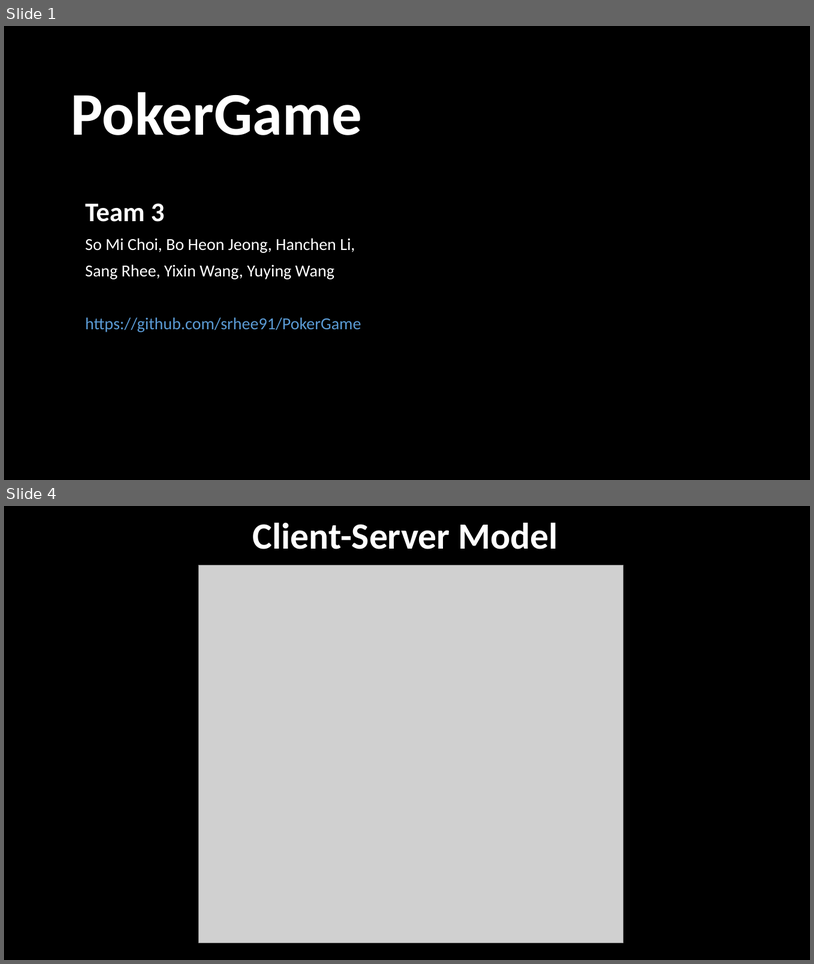
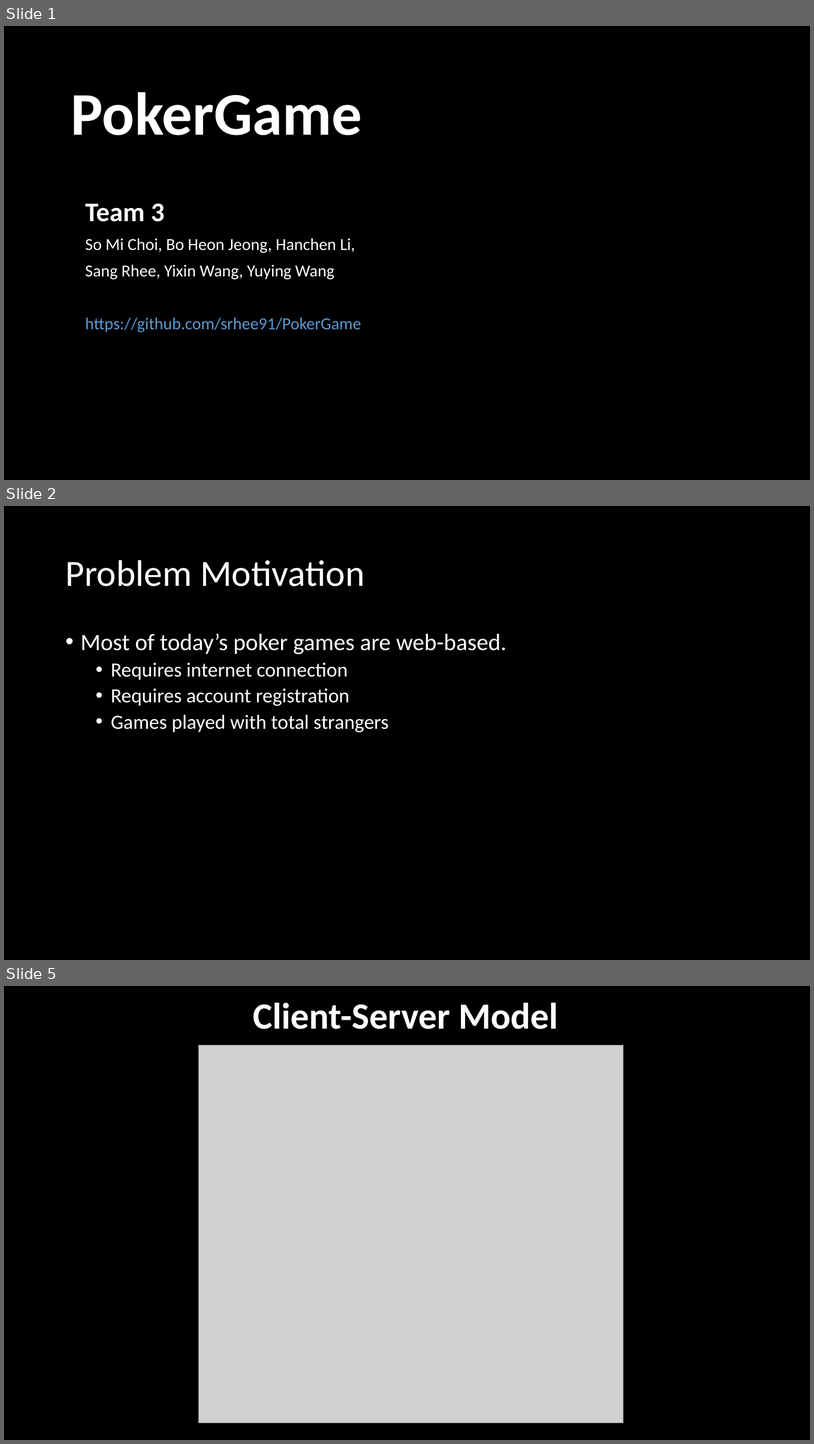
Before and after one commit to srhee91/PokerGame, a slide deck: 09. Sprint3 Final Presentation/FinalPresentation.pptx. Shown one above the other, each under a label of ours: slides 1 and 4 before the commit, slides 1, 2 and 5 after it; the slides between them are not shown. The pictures are 814x964 and 814x1444 pixels, drawn with LibreOffice and Linux fonts; fonts in the diff are those of the drawing; grey boxes stand for pictures; background and template pictures are left out. Boxes give left, top, right and bottom in pixels: in the first picture for what was removed or moved away, otherwise in the second. Text is boxed around its words. In the diff, an @@ line names an element or a change of style, - is before the commit and + after.

```diff
--- a/09. Sprint3 Final Presentation/FinalPresentation.pptx
+++ b/09. Sprint3 Final Presentation/FinalPresentation.pptx
@@ slide 2 added at [4,506,810,960], background picture (left out) @@
@@ title added at [65,560,365,586], 44 pt, text #FFFFFF @@
+Problem Motivation
@@ text added at [81,633,507,732], 24 pt, text #FFFFFF @@
+• Most of today’s poker games are web-based.
+  • Requires internet connection
+  • Requires account registration
+  • Games played with total strangers
@@ what was slide 4 is now slide 5 @@
```
Also in this commit, not shown: 2 other slides added, 2 slides removed.
